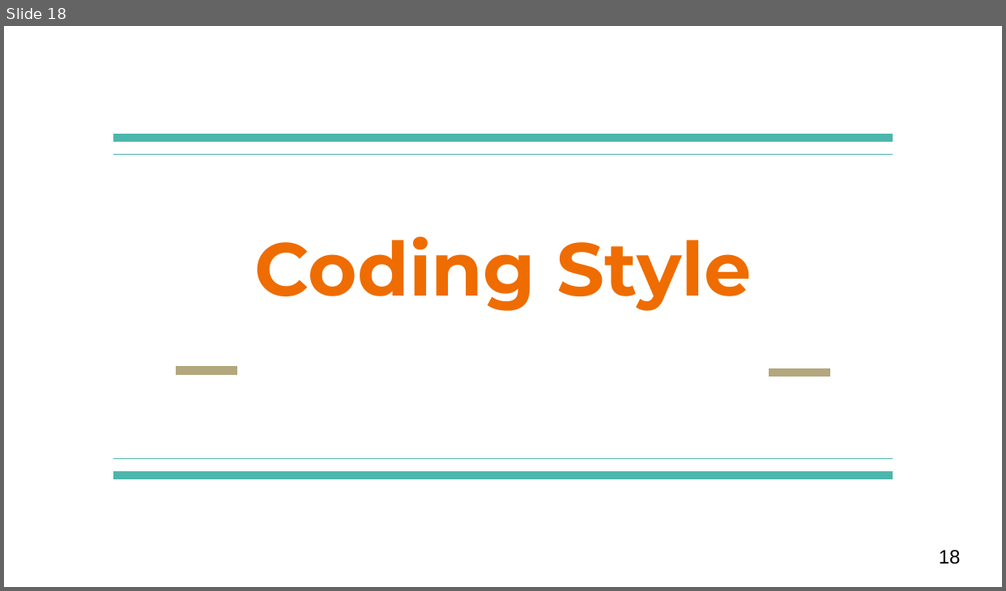
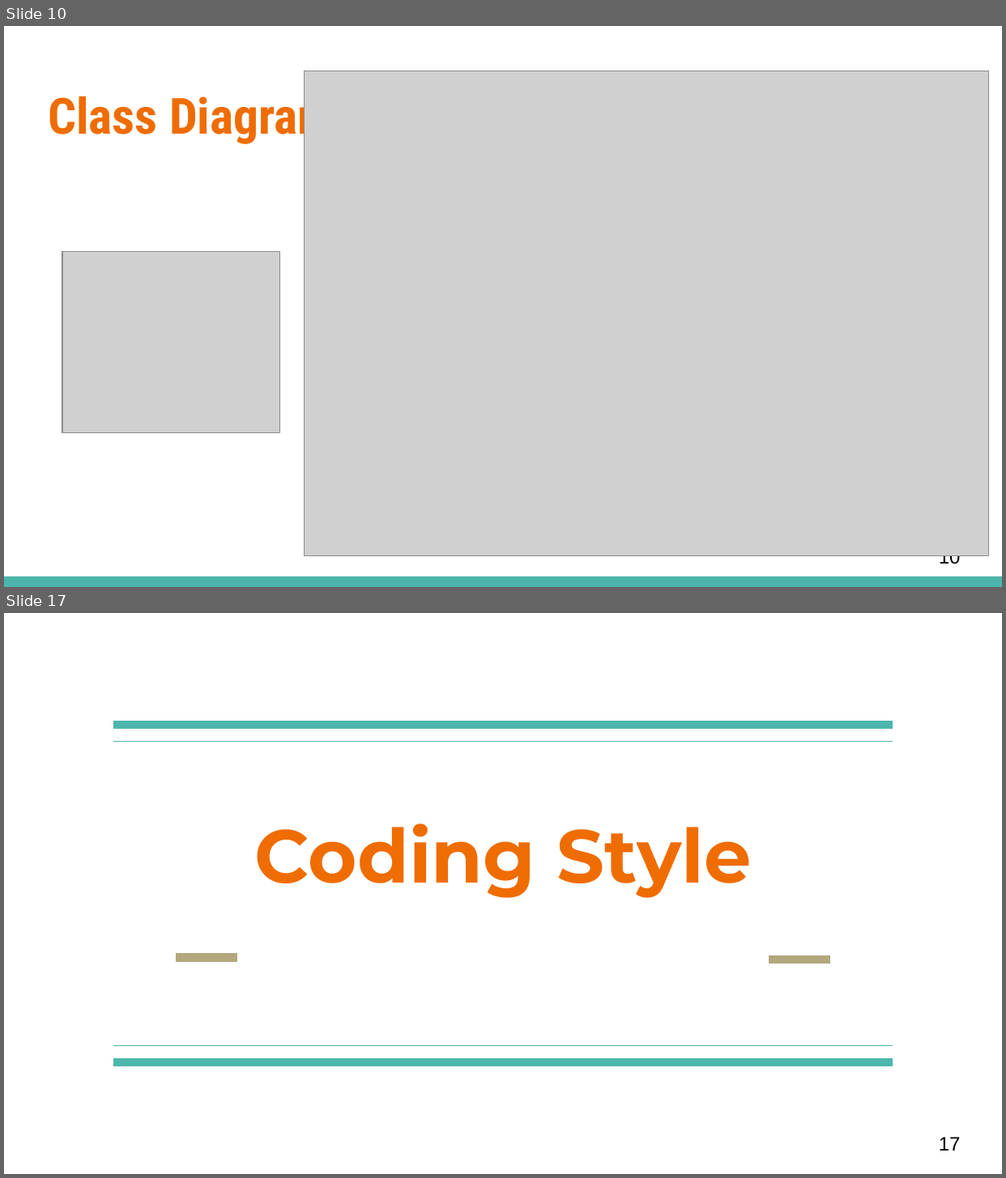
Before and after one commit to allen1759/NTU105-2_Software-Engineering, a slide deck: MeetingMinutes/SimianArmy_RelatedFiles/Crawler&CodingStyle.pptx. Shown one above the other, each under a label of ours: slide 18 before the commit, slides 10 and 17 after it; the slides between them are not shown. The pictures are 1006x591 and 1006x1178 pixels, drawn with LibreOffice and Linux fonts; fonts in the diff are those of the drawing; grey boxes stand for pictures. Boxes give left, top, right and bottom in pixels: in the first picture for what was removed or moved away, otherwise in the second. Text is boxed around its words. In the diff, an @@ line names an element or a change of style, - is before the commit and + after.

```diff
--- a/MeetingMinutes/SimianArmy_RelatedFiles/Crawler&CodingStyle.pptx
+++ b/MeetingMinutes/SimianArmy_RelatedFiles/Crawler&CodingStyle.pptx
@@ slide 10 added at (x1=4, y1=26, x2=1002, y2=587), background #FFFFFF @@
@@ picture added at (x1=305, y1=71, x2=989, y2=556) @@
@@ title added at (x1=48, y1=88, x2=334, y2=146), 36 pt, text #EF6C00, bold @@
+Class Diagram
@@ picture added at (x1=62, y1=251, x2=279, y2=433) @@
@@ page number added at (x1=939, y1=556, x2=961, y2=569), 14 pt, text #000000 @@
+10
@@ rectangle added at (x1=4, y1=577, x2=1002, y2=587), fill #4DB6AC @@
@@ what was slide 18 is now slide 17 @@
@@ page number at (x1=939, y1=1137, x2=961, y2=1151): text changed @@
-18
+17
```
Also in this commit, not shown: 8 slides changed, 4 other slides added, 4 slides removed.
